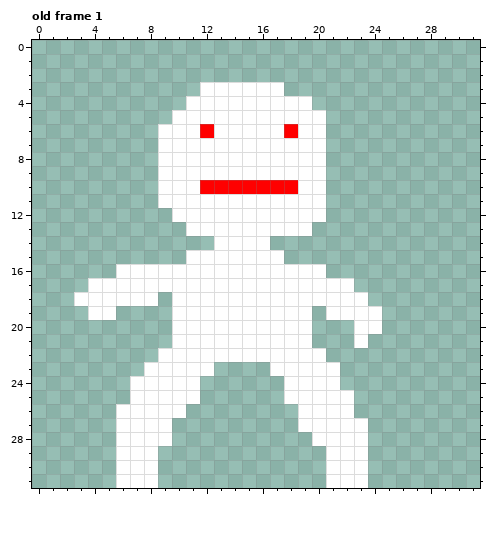
Pixel-art file -- Assets/Player/Player.aseprite. The picture above was drawn from the file before the commit.
32x32 pixels, 1 frame. Shown: old frame 1. The commit also changed other frames, which this record leaves out.
After the commit:
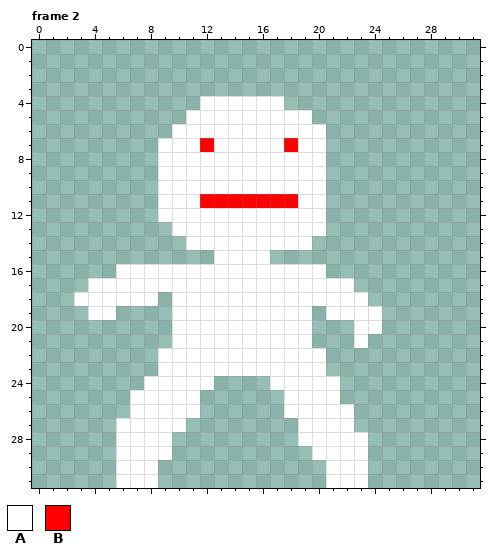
Palette (. is transparent): A #ffffff  B #ff0000
A new or re-ordered frame is compared with the old frame closest to it.
Edits made:
{"change": "frames 1 -> 13"}
{"where": "frame 2 is new; against old frame 1, layer \"Layer 1\""}
{"frame":2,"y":3,"x":12,"old":"AAAAAA","new":"......"}
{"frame":2,"y":4,"x":11,"old":"A","new":"."}
{"frame":2,"y":4,"x":18,"old":"AA","new":".."}
{"frame":2,"y":5,"x":10,"old":"A","new":"."}
{"frame":2,"y":5,"x":20,"old":"A","new":"."}
{"frame":2,"y":6,"x":9,"old":"A","new":"."}
{"frame":2,"y":6,"x":12,"old":"B","new":"A"}
{"frame":2,"y":6,"x":18,"old":"B","new":"A"}
{"frame":2,"y":7,"x":12,"old":"A","new":"B"}
{"frame":2,"y":7,"x":18,"old":"A","new":"B"}
{"frame":2,"y":10,"x":12,"old":"BBBBBBB","new":"AAAAAAA"}
{"frame":2,"y":11,"x":12,"old":"AAAAAAA","new":"BBBBBBB"}
{"frame":2,"y":12,"x":9,"old":".","new":"A"}
{"frame":2,"y":13,"x":10,"old":".","new":"A"}
{"frame":2,"y":13,"x":20,"old":".","new":"A"}
{"frame":2,"y":14,"x":11,"old":"..","new":"AA"}
{"frame":2,"y":14,"x":17,"old":"...","new":"AAA"}
{"frame":2,"y":15,"x":11,"old":"AA","new":".."}
{"frame":2,"y":15,"x":17,"old":"A","new":"."}
{"frame":2,"y":23,"x":8,"old":"A","new":"."}
{"frame":2,"y":23,"x":13,"old":"....","new":"AAAA"}
{"frame":2,"y":23,"x":21,"old":"A","new":"."}
{"frame":2,"y":24,"x":7,"old":"A","new":"."}
{"frame":2,"y":24,"x":12,"old":".","new":"A"}
{"frame":2,"y":24,"x":17,"old":".","new":"A"}
{"frame":2,"y":25,"x":22,"old":"A","new":"."}
{"frame":2,"y":26,"x":6,"old":"A","new":"."}
{"frame":2,"y":26,"x":11,"old":".","new":"A"}
{"frame":2,"y":26,"x":18,"old":".","new":"A"}
{"frame":2,"y":27,"x":10,"old":".","new":"A"}
{"frame":2,"y":27,"x":23,"old":"A","new":"."}
{"frame":2,"y":28,"x":19,"old":".","new":"A"}
{"frame":2,"y":29,"x":9,"old":".","new":"A"}
{"frame":2,"y":29,"x":20,"old":".","new":"A"}
